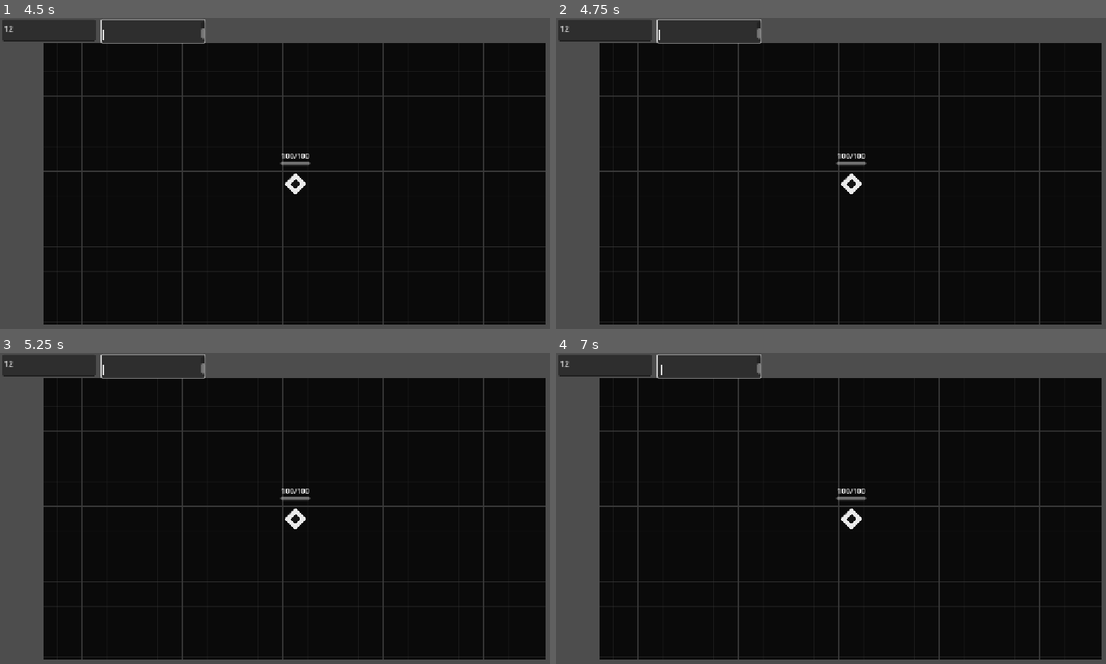
Above: before the commit, frames 1-4 (two rows, left to right).
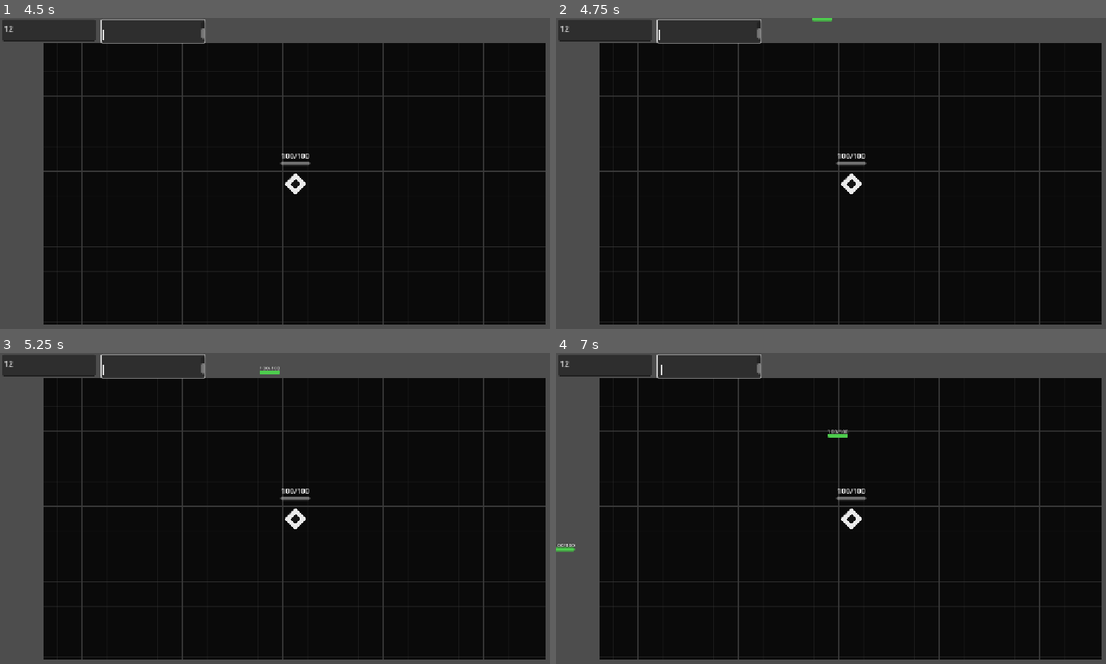
Above: after the commit, the same moments.

Repository: 135asdf/LightToweranCell
Game: Godot game, scene res://ui/Main/main.tscn
Two runs of this game, one before a commit and one after it. Both use one fixed random seed, a clock stepped at 60 frames per second and the inputs below.
Inputs (mouse positions are in pixels of both pictures, inside the frame that each line leads up to):
- Up to frame 1 (4.5 s): click "开始游戏" at 0.5 s; click "1" at 1.25 s; click (49, 30) at 2.02 s; type "12" at 2.1 s; click (154, 30) at 2.25 s; type "Alex" at 2.33 s; tap Enter at 2.75, 4.25 s; move the mouse to (423, 167) at 2.77 s; click (423, 167) at 2.92 s; tap Space at 3.5 s; move the mouse to (176, 201) at 3.52 s; click (176, 201) at 3.67 s; move the mouse to (352, 111) at 4.27 s; click (352, 111) at 4.42 s
- Up to frame 2 (4.75 s): no input
- Up to frame 3 (5.25 s): move the mouse to (264, 586) at 5.02 s; click (264, 586) at 5.17 s
- Up to frame 4 (7 s): tap Space at 5.75 s; move the mouse to (1029, 567) at 5.77 s; click (1029, 567) at 5.92 s; move the mouse to (671, 468) at 6.52 s; click (671, 468) at 6.67 s

Frame 1 is identical in both runs. In frame 2, less than 0.1% of the frame differs, in the area x 46-51%, y 0-2%; in frame 3, less than 0.1%; in frame 4, 0.2%, in the area x 0-54%, y 24-64%.
Error before the commit: Invalid access to property or key 'damage' on a base object of type 'Resource (MonsterData)'. (res://base/enemy_base/monster_base.gd:23)

Commit message:
refactor: assemble enemies from node components

Diff:
--- /dev/null
+++ b/base/components/status_effect_component.gd
@@ -0,0 +1,24 @@
+class_name StatusEffectComponent
+extends Node
+
+signal speed_multiplier_changed(multiplier: float)
+
+var _resistance := 0.0
+var _slow_percent := 0.0
+var _remaining := 0.0
+
+func configure(resistance: float) -> void:
+    _resistance = clampf(resistance, 0.0, 1.0)
+
+func apply_slow(percent: float, duration: float) -> void:
+    _slow_percent = clampf(percent * (1.0 - _resistance), 0.0, 0.8)
+    _remaining = maxf(duration * (1.0 - _resistance), 0.0)
+    speed_multiplier_changed.emit(1.0 - _slow_percent)
+
+func _process(delta: float) -> void:
+    if _remaining <= 0.0:
+        return
+    _remaining = maxf(0.0, _remaining - delta)
+    if _remaining == 0.0:
+        _slow_percent = 0.0
+        speed_multiplier_changed.emit(1.0)
--- /dev/null
+++ b/base/enemy_base/components/health_view_component.gd
@@ -0,0 +1,16 @@
+class_name HealthViewComponent
+extends Node
+
+@export var health_bar: ProgressBar
+@export var health_label: Label
+
+func bind(health: HealthComponent) -> void:
+    health.health_changed.connect(_on_health_changed)
+    _on_health_changed(health.get_health(), health.get_max_health())
+
+func _on_health_changed(current: int, maximum: int) -> void:
+    if health_bar != null:
+        health_bar.max_value = maximum
+        health_bar.value = current
+    if health_label != null:
+        health_label.text = "%d/%d" % [current, maximum]
--- /dev/null
+++ b/base/enemy_base/components/reward_component.gd
@@ -0,0 +1,18 @@
+class_name RewardComponent
+extends Node
+
+signal reward_requested(score: int, energy: int)
+
+var _score := 0
+var _energy := 0
+var _emitted := false
+
+func configure(score: int, energy: int) -> void:
+    _score = maxi(0, score)
+    _energy = maxi(0, energy)
+    _emitted = false
+
+func request_once() -> void:
+    if not _emitted:
+        _emitted = true
+        reward_requested.emit(_score, _energy)
--- a/base/enemy_base/enemy_base.tscn
+++ b/base/enemy_base/enemy_base.tscn
@@ -1,6 +1,13 @@
-[gd_scene format=3 uid="uid://dihoxc2eywwh5"]
+[gd_scene load_steps=12 format=3]
 
-[ext_resource type="Script" uid="uid://dbhbd5onp85iq" path="res://base/enemy_base/monster_base.gd" id="1_wb1pv"]
+[ext_resource type="Script" path="res://base/enemy_base/monster_base.gd" id="1_base"]
+[ext_resource type="Script" path="res://base/components/health_component.gd" id="2_health"]
+[ext_resource type="Script" path="res://base/enemy_base/components/target_component.gd" id="3_target"]
+[ext_resource type="Script" path="res://base/enemy_base/components/movement_component.gd" id="4_movement"]
+[ext_resource type="Script" path="res://base/enemy_base/components/contact_damage_component.gd" id="5_contact"]
+[ext_resource type="Script" path="res://base/components/status_effect_component.gd" id="6_status"]
+[ext_resource type="Script" path="res://base/enemy_base/components/reward_component.gd" id="7_reward"]
+[ext_resource type="Script" path="res://base/enemy_base/components/health_view_component.gd" id="8_view"]
 
 [sub_resource type="CircleShape2D" id="circle_20"]
 radius = 20.0
@@ -9,35 +16,38 @@
 bg_color = Color(0.15, 0.15, 0.15, 0.85)
 corner_radius_top_left = 3
 corner_radius_top_right = 3
+corner_radius_bottom_left = 3
 corner_radius_bottom_right = 3
-corner_radius_bottom_left = 3
 
 [sub_resource type="StyleBoxFlat" id="hp_fill"]
 bg_color = Color(0.3, 0.8, 0.3, 1)
 corner_radius_top_left = 3
 corner_radius_top_right = 3
+corner_radius_bottom_left = 3
 corner_radius_bottom_right = 3
-corner_radius_bottom_left = 3
 
-[node name="EnemyBase" type="CharacterBody2D" unique_id=144477955]
-script = ExtResource("1_wb1pv")
+[node name="EnemyBase" type="CharacterBody2D"]
+script = ExtResource("1_base")
 
-[node name="Sprite2D" type="Sprite2D" parent="." unique_id=1378613579]
+[node name="Visual" type="Node2D" parent="."]
 
-[node name="CollisionShape2D" type="CollisionShape2D" parent="." unique_id=2062654268]
+[node name="Sprite2D" type="Sprite2D" parent="Visual"]
+
+[node name="CollisionShape2D" type="CollisionShape2D" parent="."]
 shape = SubResource("circle_20")
 
-[node name="HealthBar" type="ProgressBar" parent="." unique_id=1153968544]
+[node name="HealthBar" type="ProgressBar" parent="."]
 offset_left = -22.0
 offset_top = -32.0
 offset_right = 22.0
 offset_bottom = -24.0
+max_value = 100.0
+value = 100.0
+show_percentage = false
 theme_override_styles/background = SubResource("hp_bg")
 theme_override_styles/fill = SubResource("hp_fill")
-value = 100.0
-show_percentage = false
 
-[node name="HealthNumber" type="Label" parent="." unique_id=312253853]
+[node name="HealthNumber" type="Label" parent="."]
 offset_left = -30.0
 offset_top = -46.0
 offset_right = 30.0
@@ -49,3 +59,33 @@
 text = "100/100"
 horizontal_alignment = 1
 vertical_alignment = 1
+
+[node name="HealthComponent" type="Node" parent="."]
+unique_name_in_owner = true
+script = ExtResource("2_health")
+
+[node name="TargetComponent" type="Node" parent="."]
+unique_name_in_owner = true
+script = ExtResource("3_target")
+
+[node name="MovementComponent" type="Node" parent="."]
+unique_name_in_owner = true
+script = ExtResource("4_movement")
+
+[node name="ContactDamageComponent" type="Node" parent="."]
+unique_name_in_owner = true
+script = ExtResource("5_contact")
+
+[node name="StatusEffectComponent" type="Node" parent="."]
+unique_name_in_owner = true
+script = ExtResource("6_status")
+
+[node name="RewardComponent" type="Node" parent="."]
+unique_name_in_owner = true
+script = ExtResource("7_reward")
+
+[node name="HealthViewComponent" type="Node" parent="."]
+unique_name_in_owner = true
+script = ExtResource("8_view")
+health_bar = NodePath("../HealthBar")
+health_label = NodePath("../HealthNumber")
--- a/base/enemy_base/monster_base.gd
+++ b/base/enemy_base/monster_base.gd
@@ -1,67 +1,74 @@
 class_name MonsterBase
 extends CharacterBody2D
 
+signal died(enemy: MonsterBase)
+signal reached_target(enemy: MonsterBase)
+signal reward_requested(score: int, energy: int)
+
 @export var monster_data: MonsterData
+@onready var health_component: HealthComponent = %HealthComponent
+@onready var target_component: TargetComponent = %TargetComponent
+@onready var movement_component: MovementComponent = %MovementComponent
+@onready var contact_damage_component: ContactDamageComponent = %ContactDamageComponent
+@onready var status_effect_component: StatusEffectComponent = %StatusEffectComponent
+@onready var reward_component: RewardComponent = %RewardComponent
+@onready var health_view_component: HealthViewComponent = %HealthViewComponent
 
-var move_target: Node2D = null
-var damage: int = 0   # 撞水晶伤害：1_level.gd 用 body.get("damage") 读，必须提供
+var _finished := false
 
-var health_component: HealthComponent
-var movement_component: MovementComponent
-
-# 用 get_node_or_null：没有血条 UI 的怪物也不会崩
-@onready var health_bar: ProgressBar = get_node_or_null("HealthBar") as ProgressBar
-@onready var health_label: Label = get_node_or_null("HealthNumber") as Label
-
+## 兼容属性：旧水晶逻辑读 body.get("damage")；迁移完成后删除
+var damage: int:
+	get: return monster_data.contact_damage if monster_data != null else 0
 
 func _ready() -> void:
 	add_to_group("enemy")
-	add_to_group("1_enemy")
 	if monster_data == null:
-		push_error("MonsterBase: 场景里没有配置 monster_data 资源")
+		push_error("MonsterBase requires MonsterData")
+		set_physics_process(false)
 		return
-	damage = monster_data.damage
-	health_component = HealthComponent.new()
-	health_component.init(monster_data.max_health)
-	health_component.health_changed.connect(_update_health_ui)
-	health_component.died.connect(die)
-	movement_component = MovementComponent.new()
-	movement_component.init(monster_data.move_speed)
-	_update_health_ui(health_component.get_health(), health_component.get_max_health())
-
-
-func _physics_process(delta: float) -> void:
-	if monster_data == null or move_target == null or not is_instance_valid(move_target):
-		return
-	if global_position.distance_to(move_target.global_position) < 20.0:
-		return   # 到达水晶：停下，扣血和销毁交给关卡的水晶碰撞（1_level.gd）
-	movement_component.move_toward(self, move_target.global_position, delta)
-
+	health_component.configure(monster_data.max_health, monster_data.armor)
+	movement_component.configure(self, target_component, monster_data.move_speed, monster_data.reach_distance)
+	contact_damage_component.configure(target_component, monster_data.contact_damage)
+	status_effect_component.configure(monster_data.negative_status_resistance)
+	reward_component.configure(monster_data.score_value, monster_data.energy_reward)
+	health_view_component.bind(health_component)
+	health_component.died.connect(_on_died)
+	movement_component.destination_reached.connect(_on_destination_reached)
+	status_effect_component.speed_multiplier_changed.connect(movement_component.set_speed_multiplier)
+	reward_component.reward_requested.connect(reward_requested.emit)
 
 func setup_target(target: Node2D) -> void:
-	move_target = target
-
+	target_component.set_target(target)
+	movement_component.start()
 
 func take_damage(amount: int) -> void:
-	if health_component == null:
-		return
 	health_component.take_damage(amount)
 
-
 func heal(amount: int) -> void:
-	if health_component == null:
-		return
 	health_component.heal(amount)
 
+func _on_died() -> void:
+	if _finished:
+		return
+	_finished = true
+	movement_component.stop()
+	reward_component.request_once()
+	died.emit(self)
+	queue_free()
 
-func _update_health_ui(current_health: int, max_health: int) -> void:
-	if health_bar:
-		health_bar.max_value = max_health
-		health_bar.value = current_health
-	if health_label:
-		health_label.text = "%d/%d" % [current_health, max_health]
+func _on_destination_reached() -> void:
+	if _finished or not contact_damage_component.apply_once():
+		return
+	_finished = true
+	reached_target.emit(self)
+	queue_free()
 
-
-## 预留扩展点：击杀金币/特效以后在这里加
-func die() -> void:
-	queue_free()
+func _get_configuration_warnings() -> PackedStringArray:
+	var warnings := PackedStringArray()
+	if monster_data == null:
+		warnings.append("MonsterData is required")
+	var required := ["HealthComponent", "TargetComponent", "MovementComponent", "ContactDamageComponent", "StatusEffectComponent", "RewardComponent", "HealthViewComponent"]
+	for name in required:
+		if get_node_or_null(name) == null:
+			warnings.append("Missing required component: %s" % name)
+	return warnings
--- a/data/enemies/enemy_flagellate.tres
+++ b/data/enemies/enemy_flagellate.tres
@@ -4,9 +4,8 @@
 
 [resource]
 script = ExtResource("1_data")
-monster_name = "鞭毛虫"
+monster_id = &"flagellate"
+display_name = "鞭毛虫"
 max_health = 150
 move_speed = 100.0
-damage = 10
-score_value = 10
-monster_type = 0
+contact_damage = 10
--- a/data/enemies/enemy_streptococcus.tres
+++ b/data/enemies/enemy_streptococcus.tres
@@ -4,9 +4,8 @@
 
 [resource]
 script = ExtResource("1_data")
-monster_name = "链球菌"
+monster_id = &"streptococcus"
+display_name = "链球菌"
 max_health = 100
 move_speed = 80.0
-damage = 10
-score_value = 10
-monster_type = 0
+contact_damage = 10
--- a/scenes/enemies/enemy_flagellate.tscn
+++ b/scenes/enemies/enemy_flagellate.tscn
@@ -7,6 +7,6 @@
 [node name="EnemyFlagellate" instance=ExtResource("1_base")]
 monster_data = ExtResource("2_data")
 
-[node name="Sprite2D" parent="."]
+[node name="Visual/Sprite2D" parent="."]
 scale = Vector2(0.6, 0.6)
 texture = ExtResource("3_tex")
--- a/scenes/enemies/enemy_streptococcus.tscn
+++ b/scenes/enemies/enemy_streptococcus.tscn
@@ -7,6 +7,6 @@
 [node name="EnemyStreptococcus" instance=ExtResource("1_base")]
 monster_data = ExtResource("2_data")
 
-[node name="Sprite2D" parent="."]
+[node name="Visual/Sprite2D" parent="."]
 scale = Vector2(0.6, 0.6)
 texture = ExtResource("3_tex")
--- /dev/null
+++ b/tests/enemies/test_enemy_base.gd
@@ -0,0 +1,27 @@
+extends SceneTree
+const TestSuite = preload("res://tests/support/test_suite.gd")
+const EnemyScene = preload("res://scenes/enemies/enemy_streptococcus.tscn")
+
+class DamageTarget extends Node2D:
+    var received := 0
+    func take_contact_damage(amount: int) -> void:
+        received += amount
+
+func _init() -> void:
+    call_deferred("_run")
+
+func _run() -> void:
+    var suite := TestSuite.new()
+    var enemy := EnemyScene.instantiate() as MonsterBase
+    var target := DamageTarget.new()
+    root.add_child(target)
+    root.add_child(enemy)
+    suite.expect_true(enemy != null, "enemy scene root is MonsterBase")
+    suite.expect_true(enemy.get_node_or_null("HealthComponent") is HealthComponent, "health node exists")
+    suite.expect_true(enemy.get_node_or_null("MovementComponent") is MovementComponent, "movement node exists")
+    enemy.setup_target(target)
+    enemy.take_damage(25)
+    suite.expect_eq(enemy.health_component.get_health(), 75, "damage delegates to health")
+    suite.expect_true(enemy.is_in_group("enemy"), "canonical group")
+    suite.expect_true(not enemy.is_in_group("1_enemy"), "legacy group removed")
+    suite.finish(self)
Not shown, added: base/enemy_base/components/health_view_component.gd.uid
Not shown, added: base/enemy_base/components/reward_component.gd.uid
Not shown, added: tests/enemies/test_enemy_base.gd.uid
